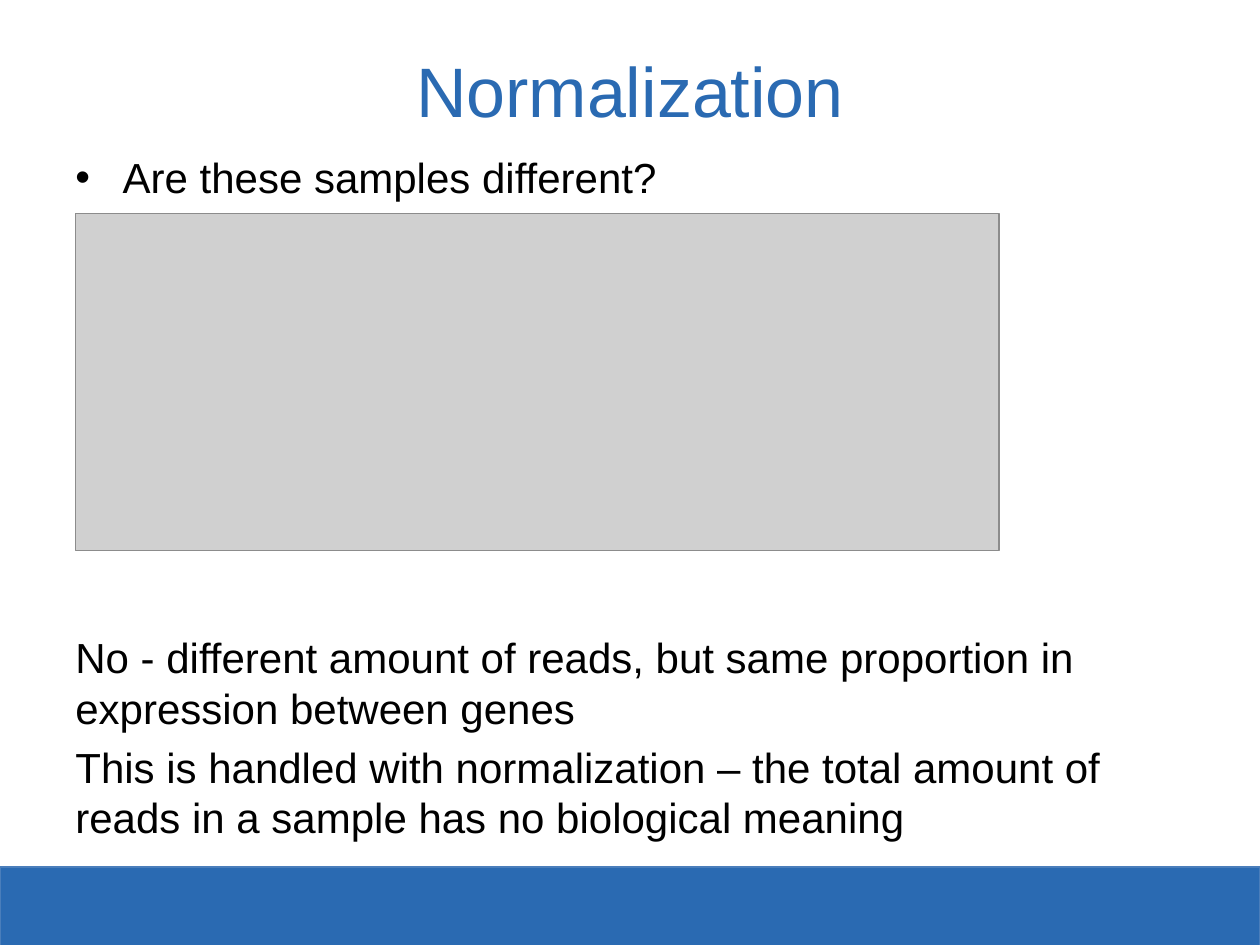
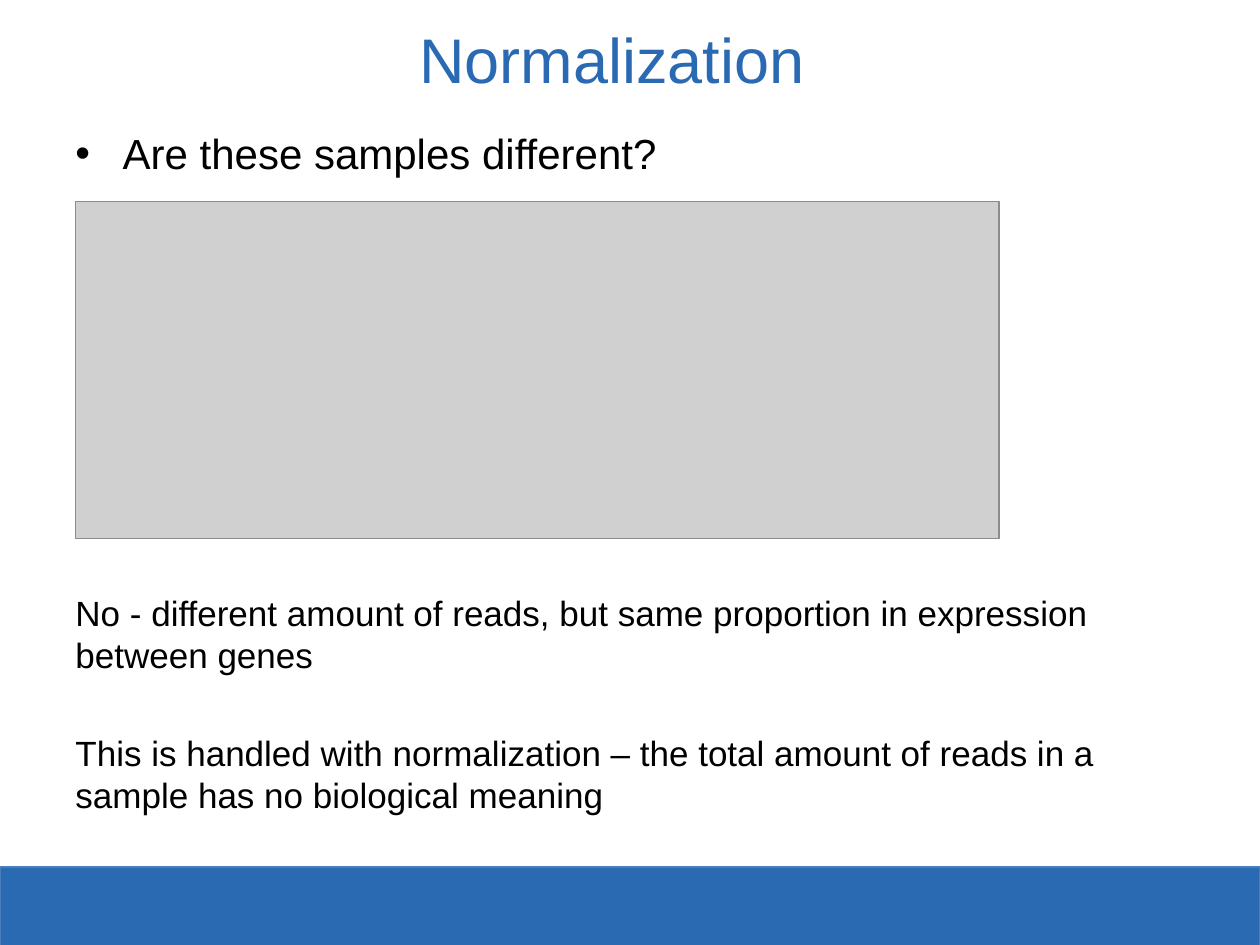
Before and after one commit to SysBioChalmers/KMG060-Systems-Biology-course, a slide deck: slide 9 of Exercise1_RNAseq_Analysis/KGM060-2019-Exercise1.pptx (slide 6 before the commit). Drawn at 1260x945 pixels with LibreOffice and Linux fonts; fonts in the diff are those of the drawing; grey boxes stand for pictures; background and template pictures are left out. Boxes give left, top, right and bottom in pixels: in the first picture for what was removed or moved away, otherwise in the second. Text is boxed around its words. In the diff, an @@ line names an element or a change of style, - is before the commit and + after.

```diff
--- a/Exercise1_RNAseq_Analysis/KGM060-2019-Exercise1.pptx
+++ b/Exercise1_RNAseq_Analysis/KGM060-2019-Exercise1.pptx
@@ title "Normalization": place and size @@
-title "Normalization" at (416,66,844,118)
+title "Normalization" at (419,37,804,84)
@@ title "Normalization" at (419,37,804,84): size 40 to 36 pt @@
@@ text "Are these samples different?": place and size @@
-text "Are these samples different?" at (123,162,656,202)
+text "Are these samples different?" at (123,138,656,178)
@@ picture: place and size @@
-picture at (76,214,999,551)
+picture at (76,202,999,538)
@@ text "No - different amount of ...": place and size @@
-text "No - different amount of ..." at (75,642,1100,842)
+text "No - different amount of ..." at (75,600,1093,815)
@@ text "No - different amount of ..." at (75,600,1093,815): size 24 to 20 pt @@
```
Also in this commit, not shown: 10 other slides changed, 17 slides added, 1 slide removed, 2 other files.
